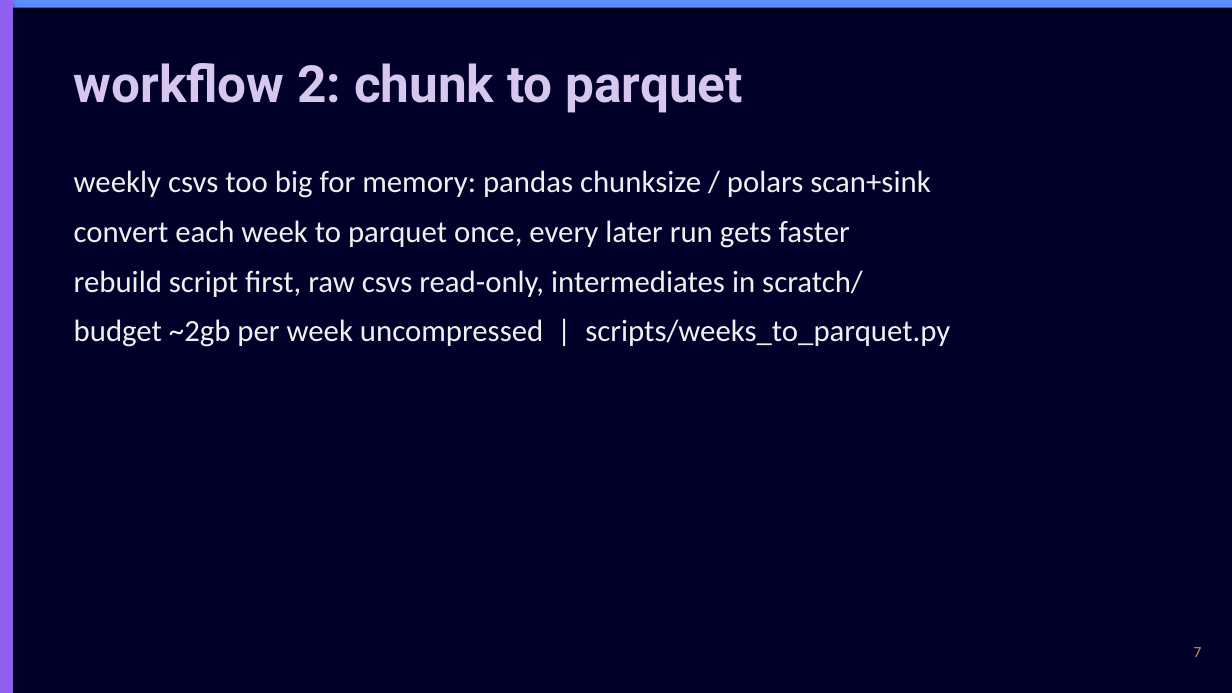
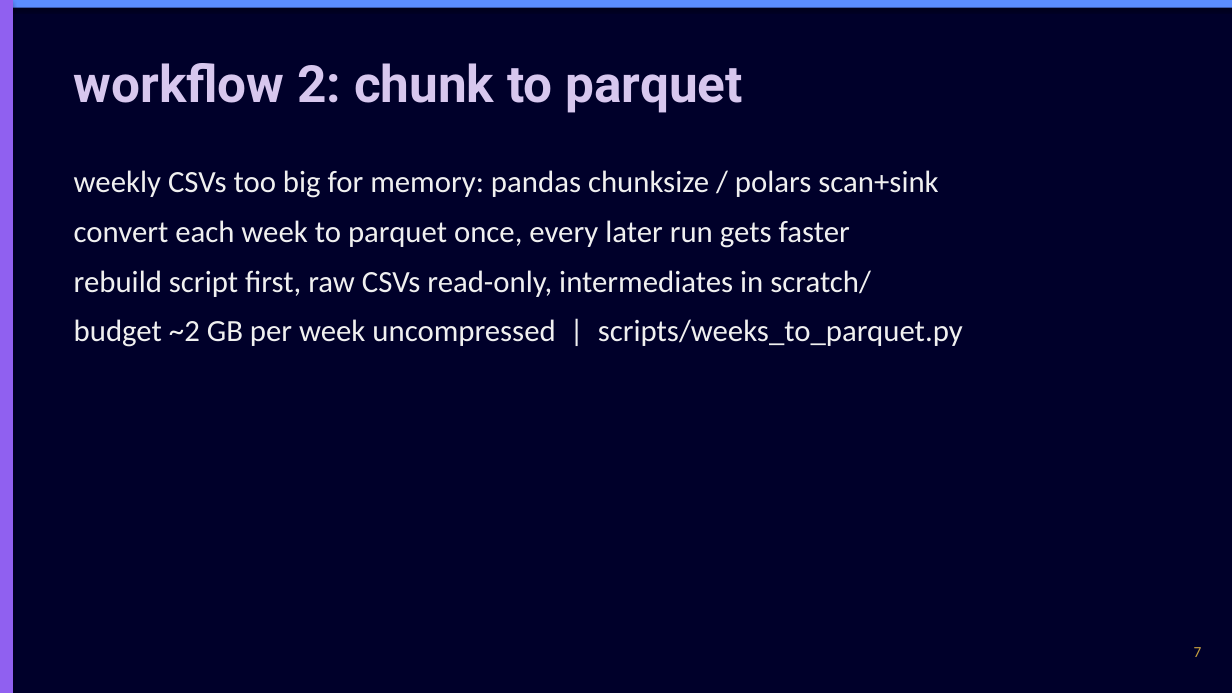
Before and after one commit to chasko-labs/nfl-big-data-bowl-2027, a slide deck: slide 7 of deck/unified.pptx. Drawn at 1232x693 pixels with LibreOffice and Linux fonts; fonts in the diff are those of the drawing. Boxes give left, top, right and bottom in pixels: in the first picture for what was removed or moved away, otherwise in the second. Text is boxed around its words. In the diff, an @@ line names an element or a change of style, - is before the commit and + after.

```diff
--- a/deck/unified.pptx
+++ b/deck/unified.pptx
@@ text at bbox=[74, 170, 938, 198]: text changed @@
-weekly csvs too big for memory: pandas chunksize / polars scan+sink
+weekly CSVs too big for memory: pandas chunksize / polars scan+sink
@@ text at bbox=[74, 270, 963, 347]: text changed @@
-rebuild script first, raw csvs read-only, intermediates in scratch/
-budget ~2gb per week uncompressed | scripts/weeks_to_parquet.py
+rebuild script first, raw CSVs read-only, intermediates in scratch/
+budget ~2 GB per week uncompressed | scripts/weeks_to_parquet.py
```
Also in this commit, not shown: 14 other slides changed.
